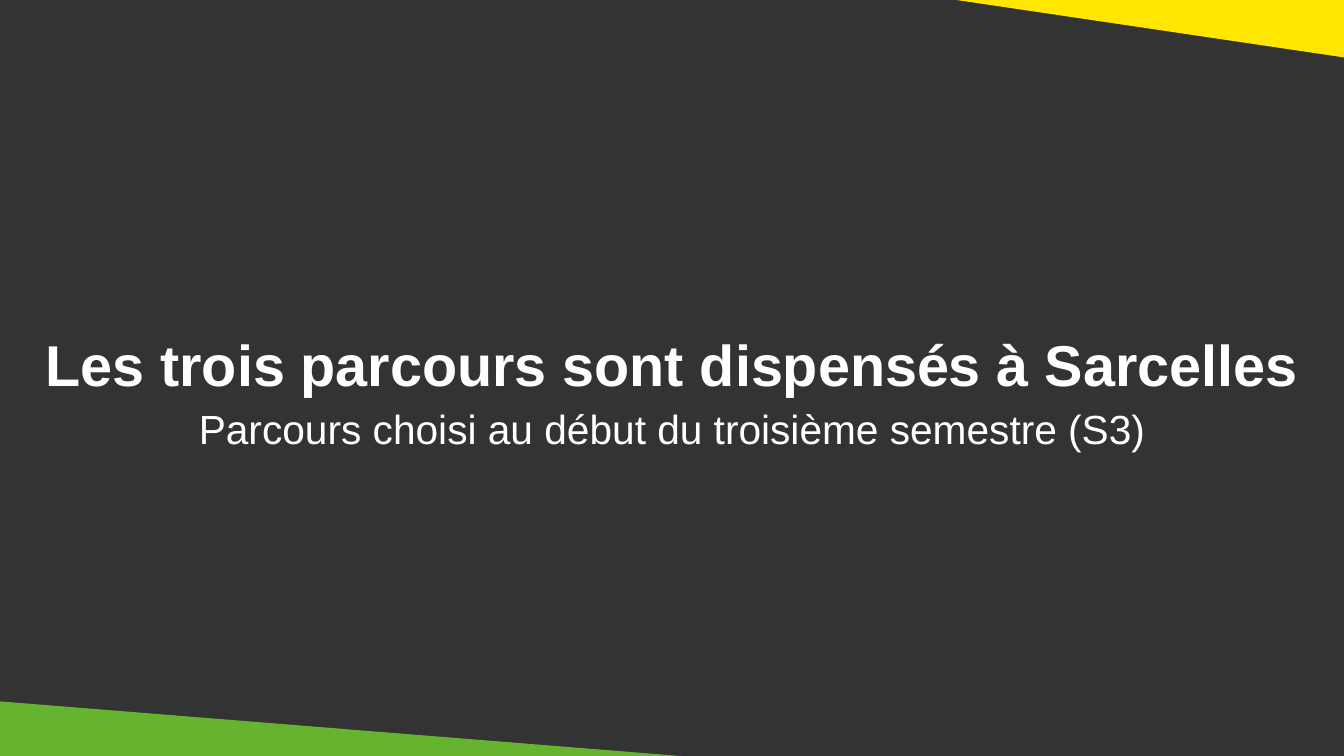
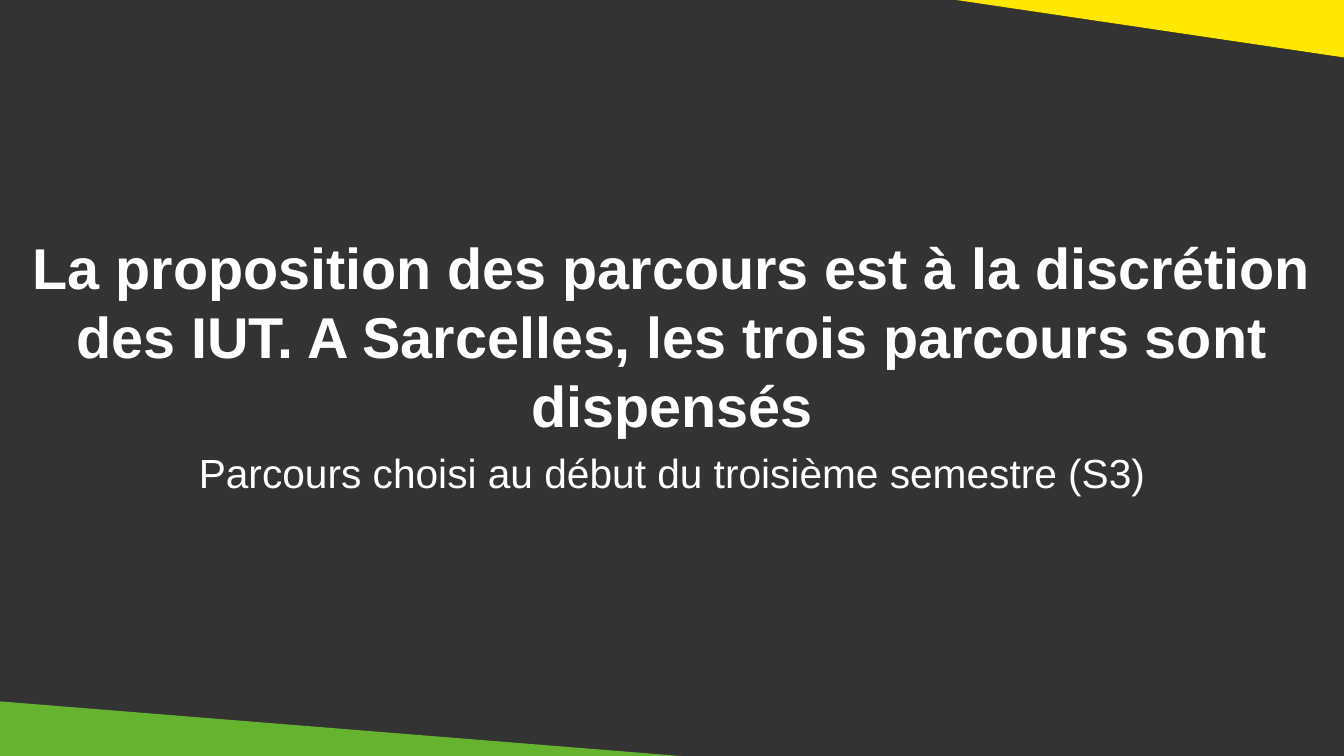
Before and after one commit to DanYellow/cours, a slide deck: slide 19 of presentation-formation-mmi/presentation.odp. Drawn at 1344x756 pixels with LibreOffice and Linux fonts; fonts in the diff are those of the drawing. Boxes give left, top, right and bottom in pixels: in the first picture for what was removed or moved away, otherwise in the second. Text is boxed around its words. In the diff, an @@ line names an element or a change of style, - is before the commit and + after.

```diff
--- a/presentation-formation-mmi/presentation.odp
+++ b/presentation-formation-mmi/presentation.odp
@@ text at (33,246,1310,437): text changed @@
-Les trois parcours sont dispensés à Sarcelles
+La proposition des parcours est à la discrétion des IUT. A Sarcelles, les trois parcours sont dispensés
@@ text "Parcours choisi au début du ...": place and size @@
-text "Parcours choisi au début du ..." at (199,414,1145,452)
+text "Parcours choisi au début du ..." at (199,458,1145,495)
```
Also in this commit, not shown: 14 other slides changed, 1 slide added, 6 other files.
